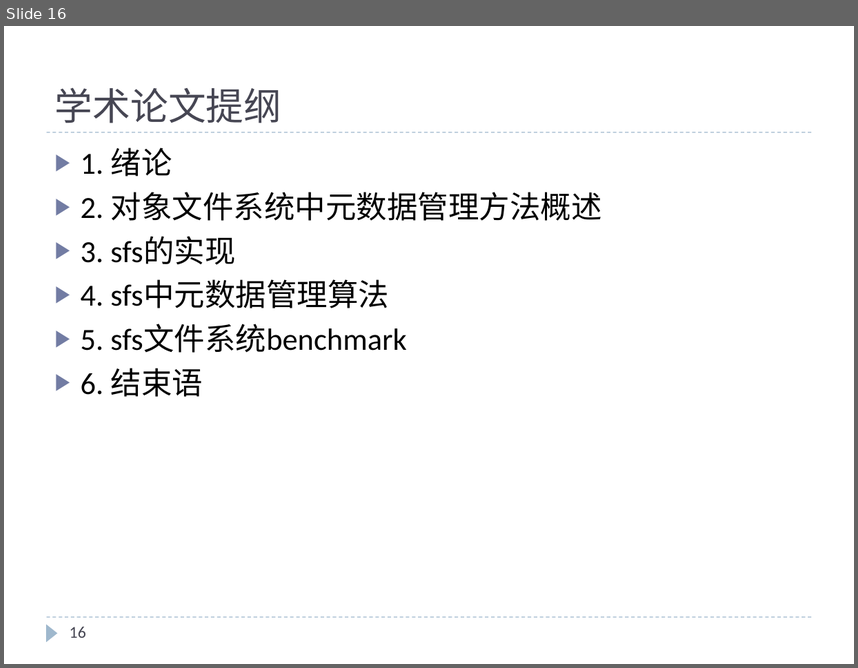
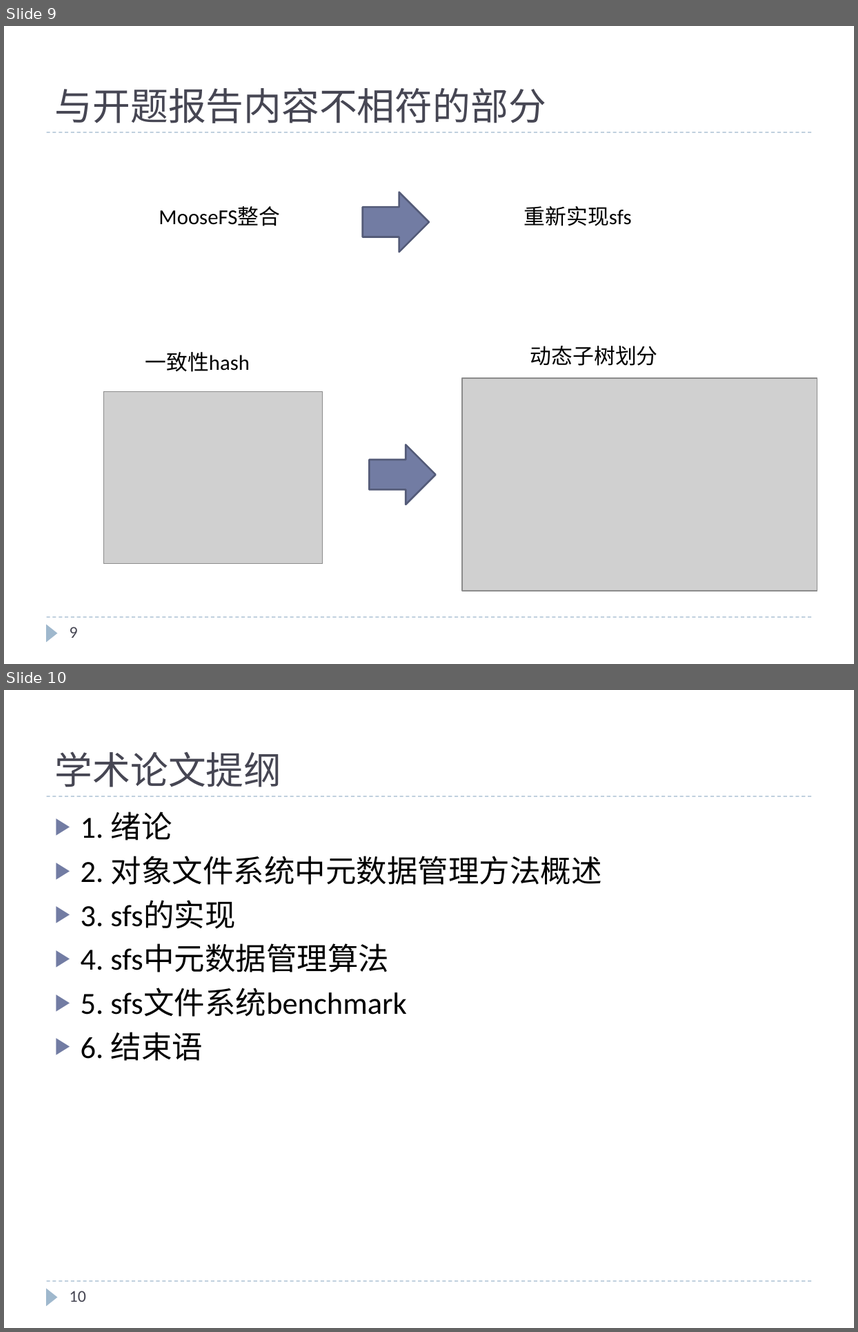
Before and after one commit to cheliequan/idning-paper, a slide deck: draft/中期.pptx. Shown one above the other, each under a label of ours: slide 16 before the commit, slides 9 and 10 after it. The pictures are 858x668 and 858x1332 pixels, drawn with LibreOffice and Linux fonts; fonts in the diff are those of the drawing; grey boxes stand for pictures. Boxes give left, top, right and bottom in pixels: in the first picture for what was removed or moved away, otherwise in the second. Text is boxed around its words. In the diff, an @@ line names an element or a change of style, - is before the commit and + after.

```diff
--- a/draft/中期.pptx
+++ b/draft/中期.pptx
@@ slide 9 added at (4,26,854,664), background #FFFFFF; not listed: 3 template elements that a slide beside it also shows @@
@@ title added at (55,87,546,123), 32 pt, text #464653 @@
+与开题报告内容不相符的部分
@@ text added at (159,206,280,226), 18 pt, text #000000 @@
+MooseFS整合
@@ right arrow added at (363,192,429,251), fill #727CA3, outline #545C79 1.5 pt @@
@@ text added at (524,206,632,226), 18 pt, text #000000 @@
+重新实现sfs
@@ text added at (145,352,250,372), 18 pt, text #000000 @@
+一致性hash
@@ text added at (530,345,658,365), 18 pt, text #000000 @@
+动态子树划分
@@ picture added at (103,392,323,564) @@
@@ picture added at (462,378,818,590) @@
@@ right arrow added at (370,444,436,503), fill #727CA3, outline #545C79 1.5 pt @@
@@ page number added at (70,626,78,637), 14 pt, text #464653 @@
+9
@@ what was slide 16 is now slide 10 @@
@@ page number at (70,1290,86,1301): text changed @@
-16
+10
```
Also in this commit, not shown: 6 slides changed, 3 other slides added, 10 slides removed, 2 other files.
